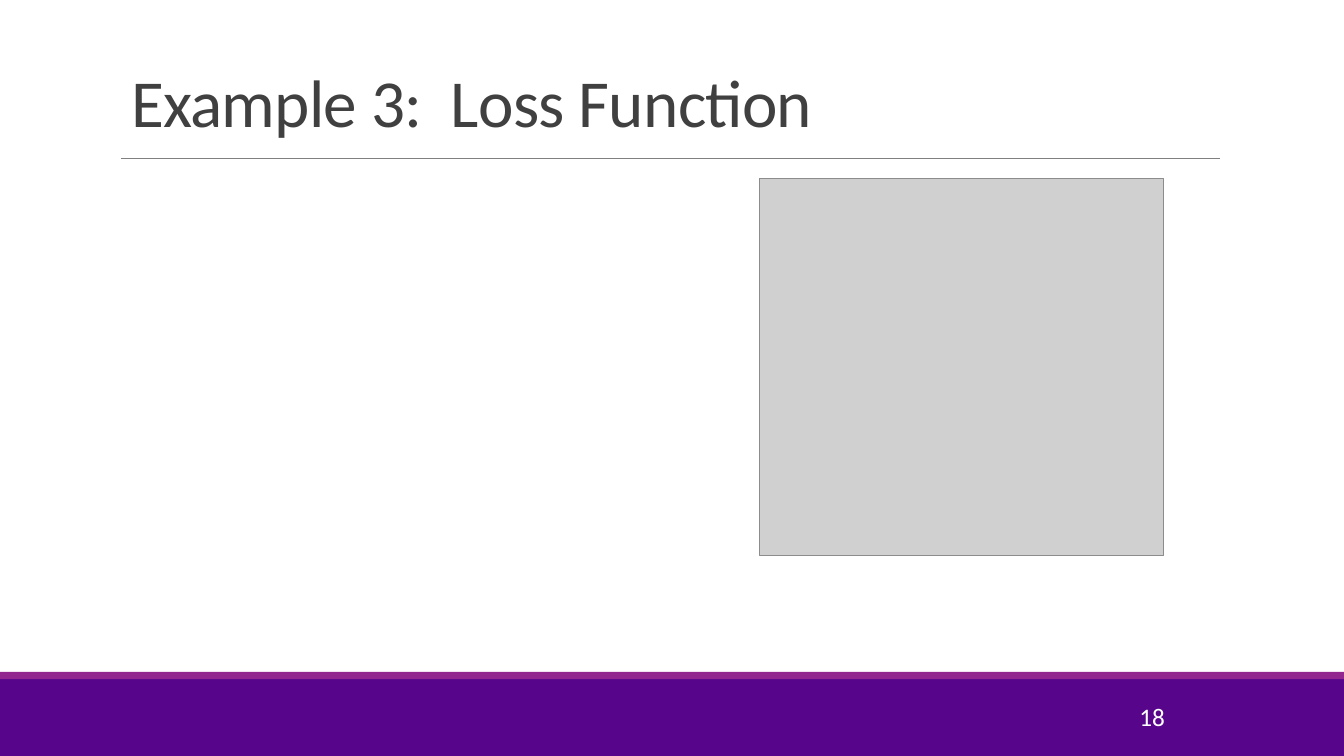
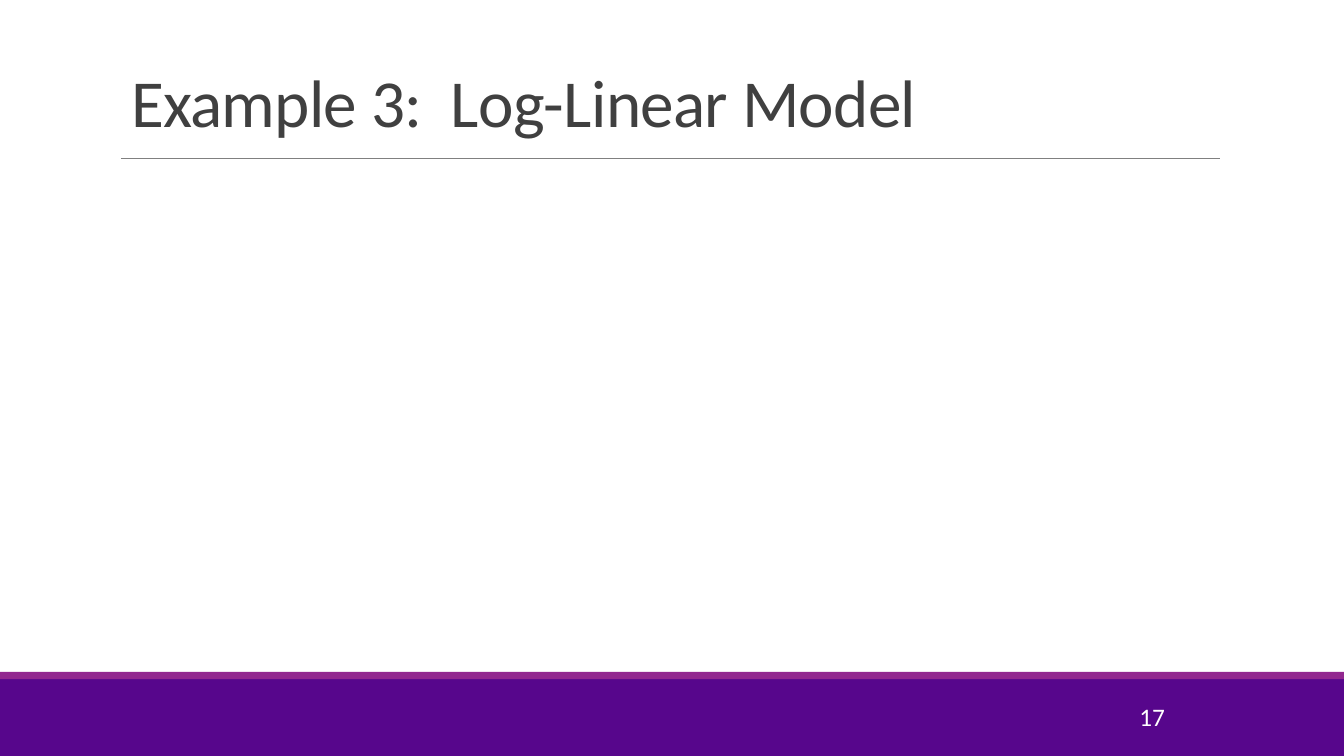
Before and after one commit to sdrangan/introml, a slide deck: slide 17 of lectures/Lect07_Optim.pptx (slide 18 before the commit). Drawn at 1344x756 pixels with LibreOffice and Linux fonts; fonts in the diff are those of the drawing; grey boxes stand for pictures; background and template pictures are left out. Boxes give left, top, right and bottom in pixels: in the first picture for what was removed or moved away, otherwise in the second. Text is boxed around its words. In the diff, an @@ line names an element or a change of style, - is before the commit and + after.

```diff
--- a/lectures/Lect07_Optim.pptx
+++ b/lectures/Lect07_Optim.pptx
@@ title at (131,80,916,139): text changed @@
-Example 3: Loss Function
+Example 3: Log-Linear Model
@@ picture removed at (760,178,1164,557) @@
@@ page number at (1139,709,1165,726): text changed @@
-18
+17
```
Also in this commit, not shown: 10 other slides changed, 2 slides added, 5 slides removed, 3 other files.
